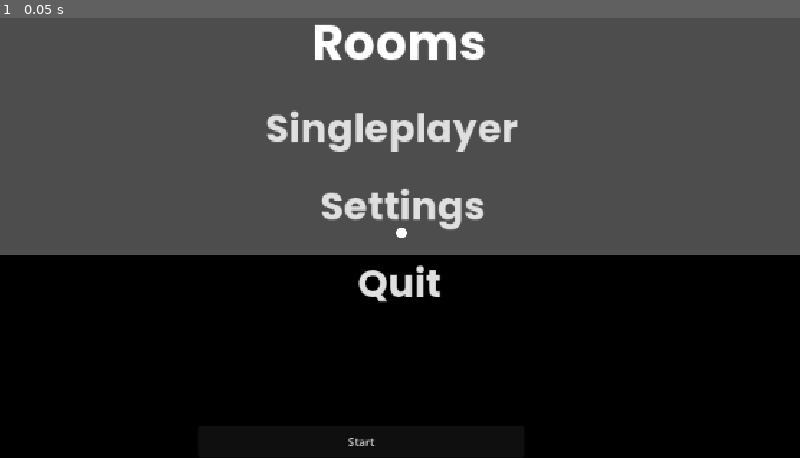
Above: before the commit, frame 1.
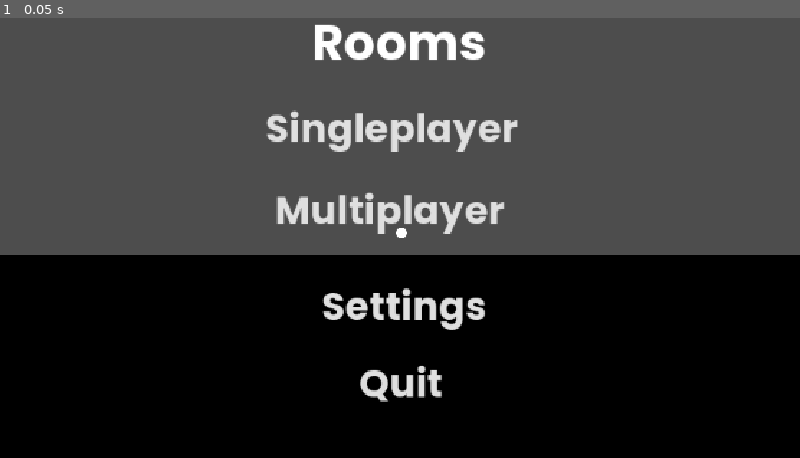
Above: after the commit, the same moment.

Repository: Virus01Official/doors
Game: Godot game, scene res://lobby.tscn
Two runs of this game, one before a commit and one after it. Both use one fixed random seed, a clock stepped at 60 frames per second and the inputs below. This scene is started directly instead of the project's main scene. The engine's default icon, where the game draws it, is replaced by a stand-in: a white triangle on a blue panel in a dark square.
Inputs:
- Up to frame 1 (0.05 s): no input

The runs differ from the first frame. In frame 1, 2.9% of the frame differs, in the area x 34-64%, y 38-98%.
Error after the commit: Invalid assignment of property or key 'visible' with value of type 'bool' on a base object of type 'null instance'. (res://lobby.gd:4)

Commit message:
added multiplayer button to menu UI

Diff:
--- a/ui.tscn
+++ b/ui.tscn
@@ -59,12 +59,24 @@
 flat = true
 script = ExtResource("2_y4yjw")
 
+[node name="Multiplayer" type="Button" parent="Panel" unique_id=686564472]
+layout_mode = 0
+offset_left = 376.0
+offset_top = 248.0
+offset_right = 748.0
+offset_bottom = 335.0
+theme_override_fonts/font = ExtResource("1_n5ude")
+theme_override_font_sizes/font_size = 56
+text = "Multiplayer"
+flat = true
+script = ExtResource("2_y4yjw")
+
 [node name="Settings" type="Button" parent="Panel" unique_id=1608019302]
 layout_mode = 0
-offset_left = 448.0
-offset_top = 242.0
-offset_right = 712.0
-offset_bottom = 329.0
+offset_left = 450.0
+offset_top = 386.0
+offset_right = 714.0
+offset_bottom = 473.0
 theme_override_fonts/font = ExtResource("1_n5ude")
 theme_override_font_sizes/font_size = 56
 text = "Settings"
@@ -73,10 +85,10 @@
 
 [node name="Quit" type="Button" parent="Panel" unique_id=1095457999]
 layout_mode = 0
-offset_left = 444.0
-offset_top = 353.0
-offset_right = 708.0
-offset_bottom = 440.0
+offset_left = 446.0
+offset_top = 497.0
+offset_right = 710.0
+offset_bottom = 584.0
 theme_override_fonts/font = ExtResource("1_n5ude")
 theme_override_font_sizes/font_size = 56
 text = "Quit"
@@ -152,15 +164,8 @@
 offset_bottom = 39.0
 value = 100.0
 
-[node name="StartButton" type="Button" parent="." unique_id=1366947232]
-layout_mode = 0
-offset_left = 285.0
-offset_top = 602.0
-offset_right = 755.0
-offset_bottom = 647.0
-text = "Start"
-
 [connection signal="pressed" from="Panel/Singleplayer" to="Panel/Singleplayer" method="_on_pressed"]
+[connection signal="pressed" from="Panel/Multiplayer" to="Panel/Multiplayer" method="_on_pressed"]
 [connection signal="pressed" from="Panel/Settings" to="Panel/Settings" method="_on_pressed"]
 [connection signal="pressed" from="Panel/Quit" to="Panel/Quit" method="_on_pressed"]
 [connection signal="pressed" from="Settings/VSync/CheckBox" to="Settings/VSync/CheckBox" method="_on_pressed"]
